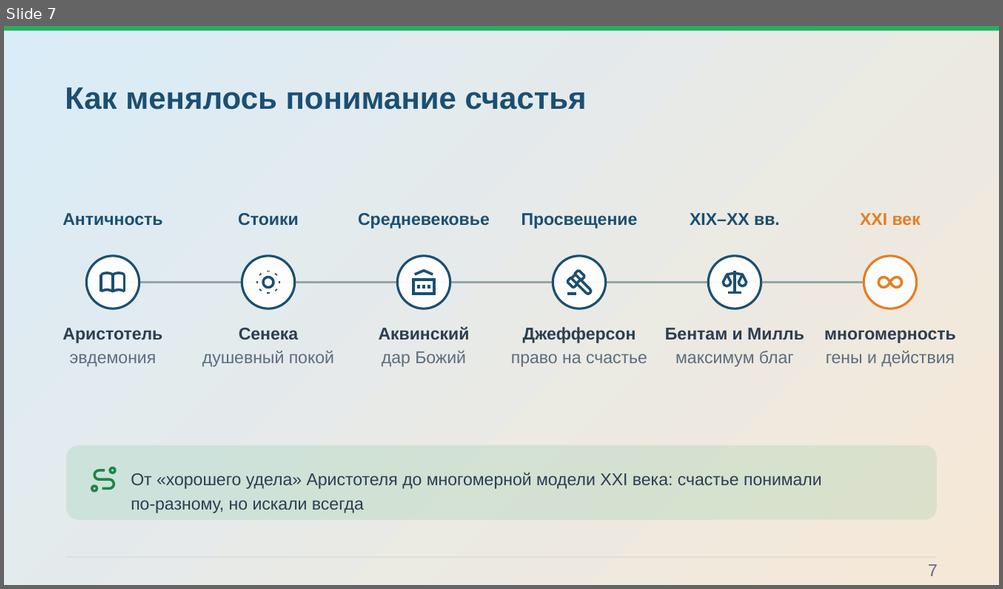
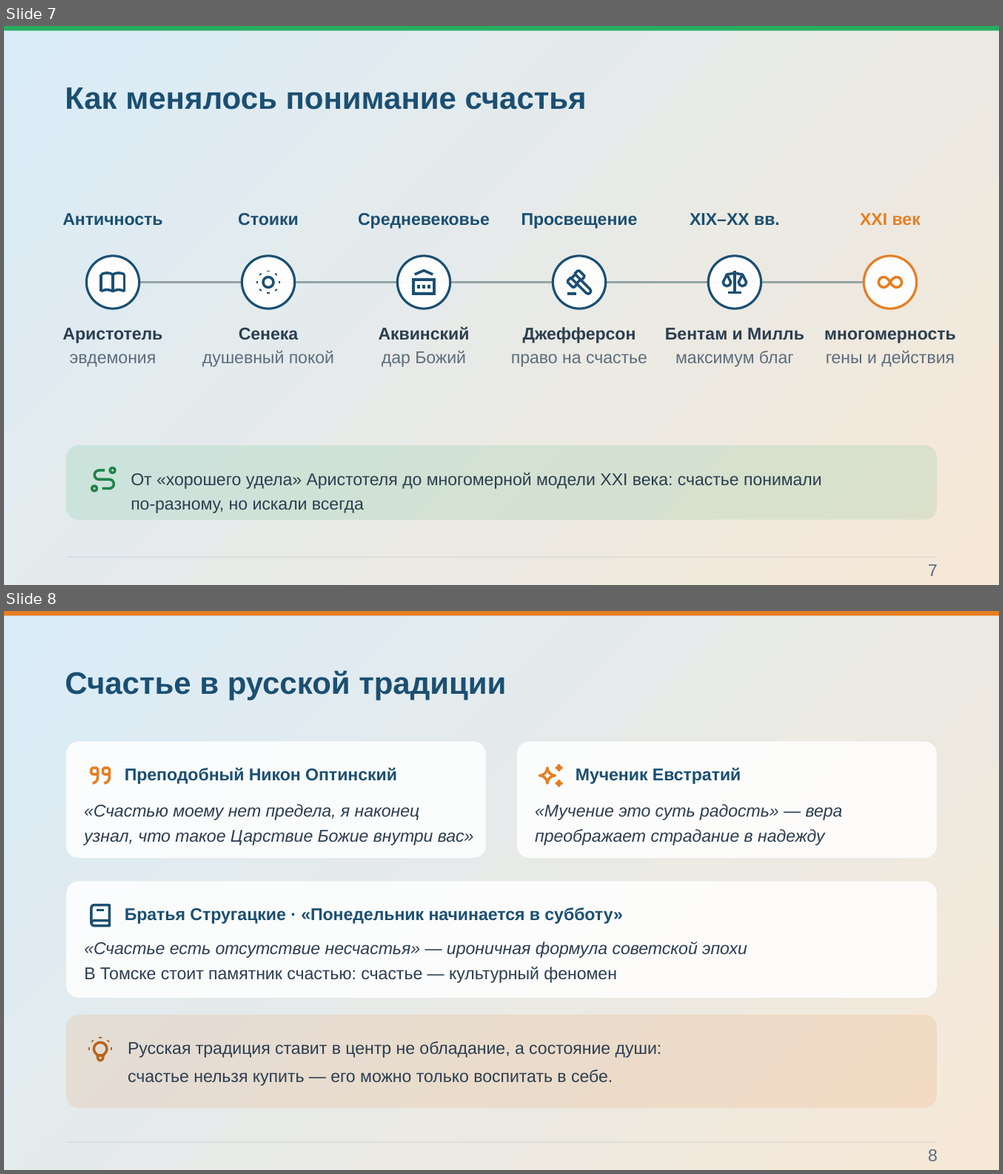
Before and after one commit to Pavel1778/Presentation-happy, a slide deck: Konceptsiya_schastya.pptx. Shown one above the other, each under a label of ours: slide 7 before the commit, slides 7 and 8 after it. The pictures are 1003x589 and 1003x1174 pixels, drawn with LibreOffice and Linux fonts; fonts in the diff are those of the drawing; background and template pictures are left out. Boxes give left, top, right and bottom in pixels: in the first picture for what was removed or moved away, otherwise in the second. Text is boxed around its words. In the diff, an @@ line names an element or a change of style, - is before the commit and + after.

```diff
--- a/Konceptsiya_schastya.pptx
+++ b/Konceptsiya_schastya.pptx
@@ slide 8 added at bbox=[4, 611, 999, 1170], background picture (left out) @@
@@ rectangle added at bbox=[4, 611, 999, 1170], fill gradient #D6EAF8 to #F5E6D3 @@
@@ rectangle added at bbox=[4, 611, 999, 615], fill #E67E22 @@
@@ text added at bbox=[65, 670, 506, 701], 30 pt, text #1B4F72, bold @@
+Счастье в русской традиции
@@ group added at bbox=[66, 741, 936, 997]: 7 texts, 6 freeform shapes, 3 rounded rectangles @@
+Преподобный Никон Оптинский
+«Счастью моему нет предела, я наконец
+узнал, что такое Царствие Божие внутри вас»
+Мученик Евстратий
+«Мучение это суть радость» — вера
+преображает страдание в надежду
+Братья Стругацкие · «Понедельник начинается в субботу»
+«Счастье есть отсутствие несчастья» — ироничная формула советской эпохи
+В Томске стоит памятник счастью: счастье — культурный феномен
@@ group added at bbox=[66, 1015, 936, 1109]: 3 freeform shapes, 1 rounded rectangle, 1 text @@
+Русская традиция ставит в центр не обладание, а состояние души:
+счастье нельзя купить — его можно только воспитать в себе.
@@ freeform shape added at bbox=[66, 1142, 936, 1143], outline #1F4E79 0.75 pt @@
@@ text added at bbox=[928, 1150, 937, 1162], 16.5 pt, text #5D6D7E @@
+8
```
Also in this commit, not shown: 10 slides changed, 1 other slide added, 53 other files.
